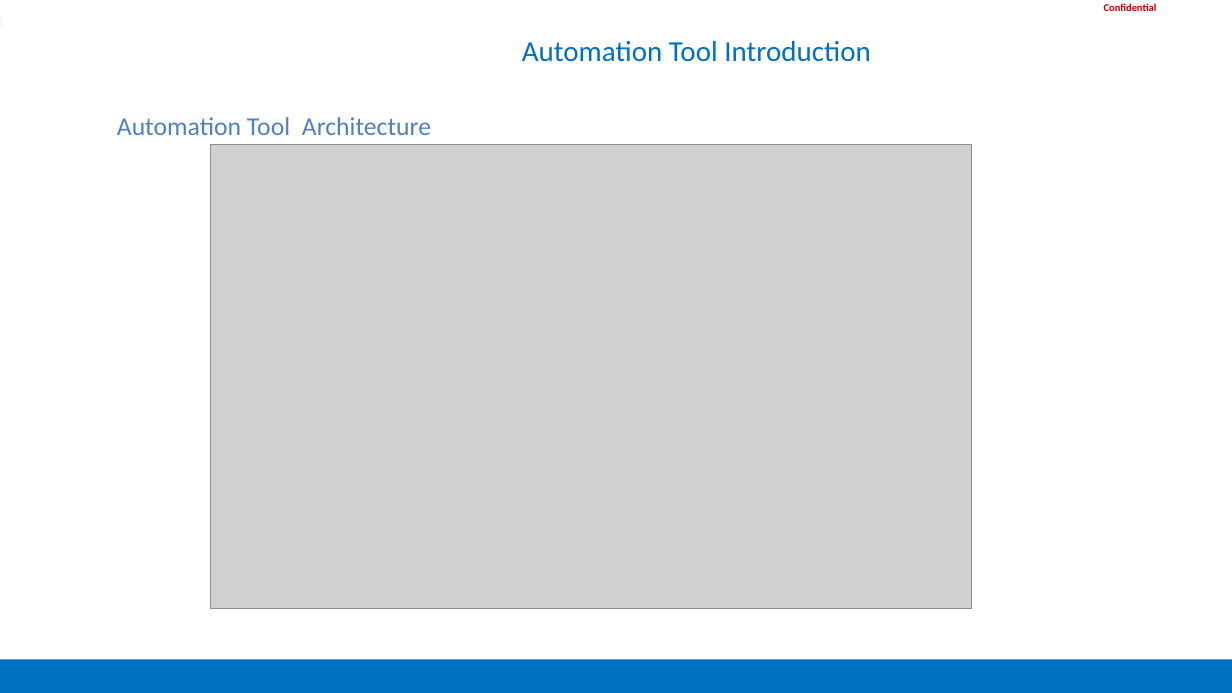
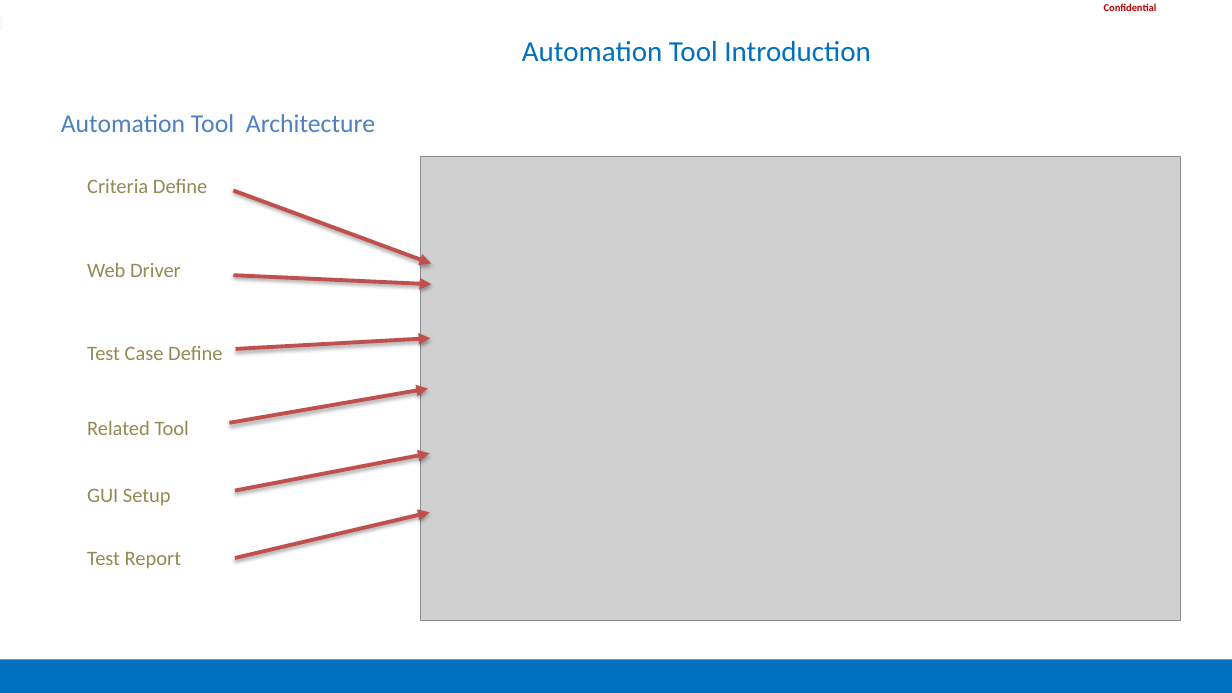
Before and after one commit to DavidChu0424/PythonIntroduction, a slide deck: slide 17 of Robot Framework Introduction.pptx. Drawn at 1232x693 pixels with LibreOffice and Linux fonts; fonts in the diff are those of the drawing; grey boxes stand for pictures; background and template pictures are left out. Boxes give left, top, right and bottom in pixels: in the first picture for what was removed or moved away, otherwise in the second. Text is boxed around its words. In the diff, an @@ line names an element or a change of style, - is before the commit and + after.

```diff
--- a/Robot Framework Introduction.pptx
+++ b/Robot Framework Introduction.pptx
@@ text "Automation Tool Architecture": place and size @@
-text "Automation Tool Architecture" at <box>117,117,431,135</box>
+text "Automation Tool Architecture" at <box>61,114,375,132</box>
@@ text added at <box>87,179,207,193</box>, 16 pt, text #948A54 @@
+Criteria Define
@@ picture: place and size @@
-picture at <box>211,145,972,609</box>
+picture at <box>421,157,1182,621</box>
@@ arrow added from (233, 190) to (432, 263), #C0504D 3 pt @@
@@ text added at <box>87,262,181,277</box>, 16 pt, text #948A54 @@
+Web Driver
@@ arrow added from (233, 275) to (432, 285), #C0504D 3 pt @@
@@ text added at <box>87,346,222,360</box>, 16 pt, text #948A54 @@
+Test Case Define
@@ arrow added from (236, 349) to (431, 338), #C0504D 3 pt @@
@@ arrow added from (229, 423) to (428, 389), #C0504D 3 pt @@
@@ text added at <box>87,420,189,435</box>, 16 pt, text #948A54 @@
+Related Tool
@@ arrow added from (235, 491) to (430, 454), #C0504D 3 pt @@
@@ text added at <box>87,488,171,506</box>, 16 pt, text #948A54 @@
+GUI Setup
@@ arrow added from (235, 558) to (430, 512), #C0504D 3 pt @@
@@ text added at <box>87,552,181,569</box>, 16 pt, text #948A54 @@
+Test Report
```
Also in this commit, not shown: 2 other slides changed.
